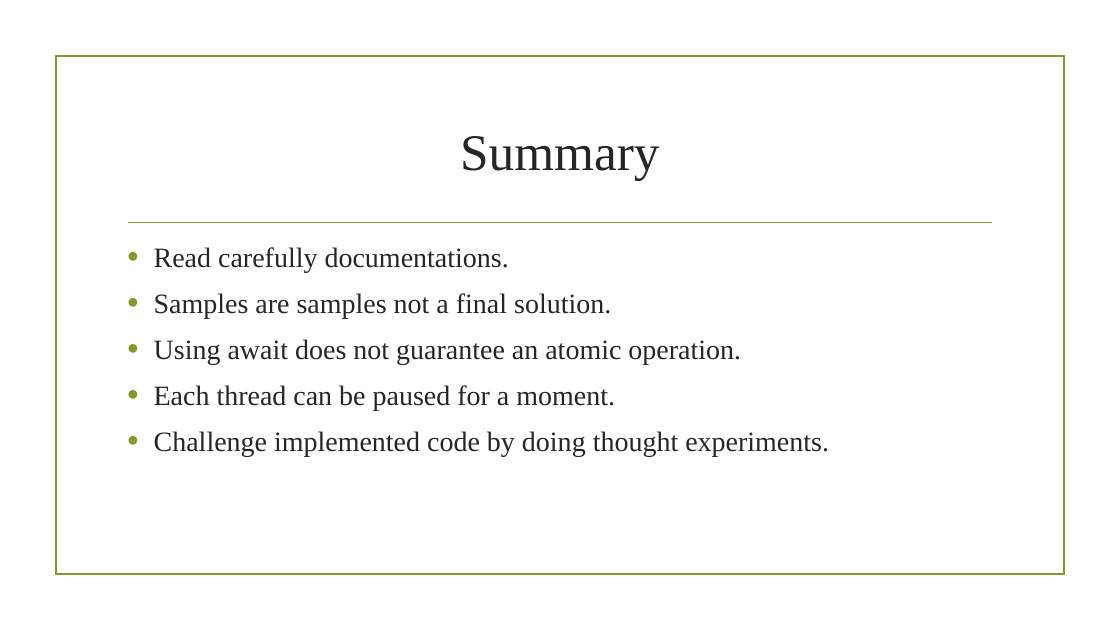
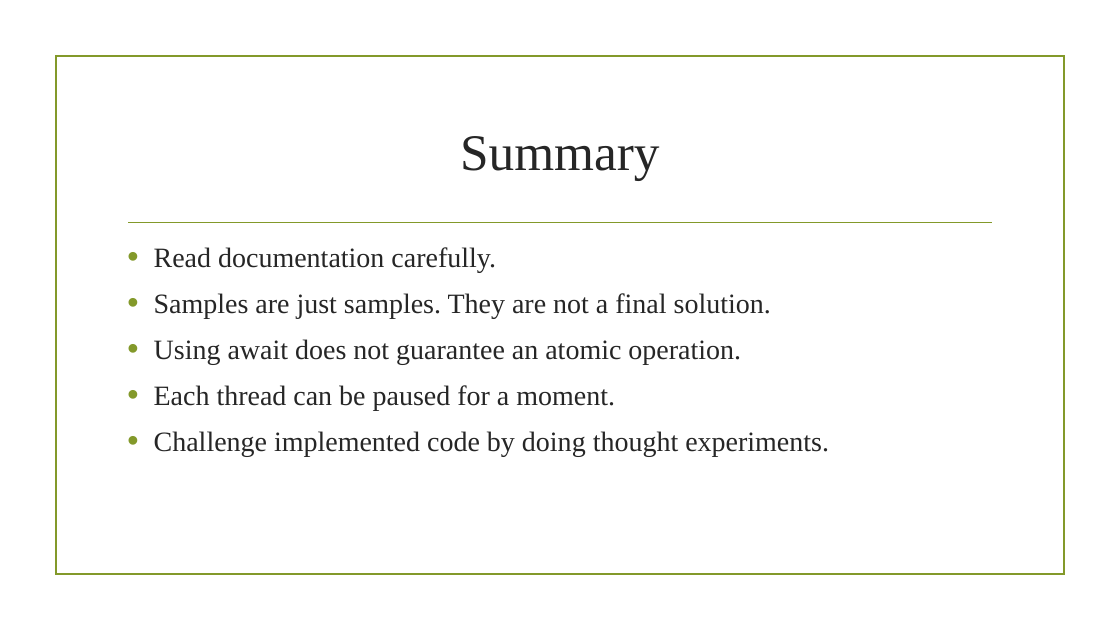
Before and after one commit to MariuszKrzanowski/asynchronous-intuition, a slide deck: slide 10 of slides/AsynchronousIntuition.pptx (slide 11 before the commit). Drawn at 1120x630 pixels with LibreOffice and Linux fonts; fonts in the diff are those of the drawing; background and template pictures are left out. Boxes give left, top, right and bottom in pixels: in the first picture for what was removed or moved away, otherwise in the second. Text is boxed around its words. In the diff, an @@ line names an element or a change of style, - is before the commit and + after.

```diff
--- a/slides/AsynchronousIntuition.pptx
+++ b/slides/AsynchronousIntuition.pptx
@@ text at <box>154,247,771,318</box>: text changed @@
-• Read carefully documentations.
-• Samples are samples not a final solution.
+• Read documentation carefully.
+• Samples are just samples. They are not a final solution.
```
Also in this commit, not shown: 6 other slides changed, 1 slide added, 2 slides removed.
